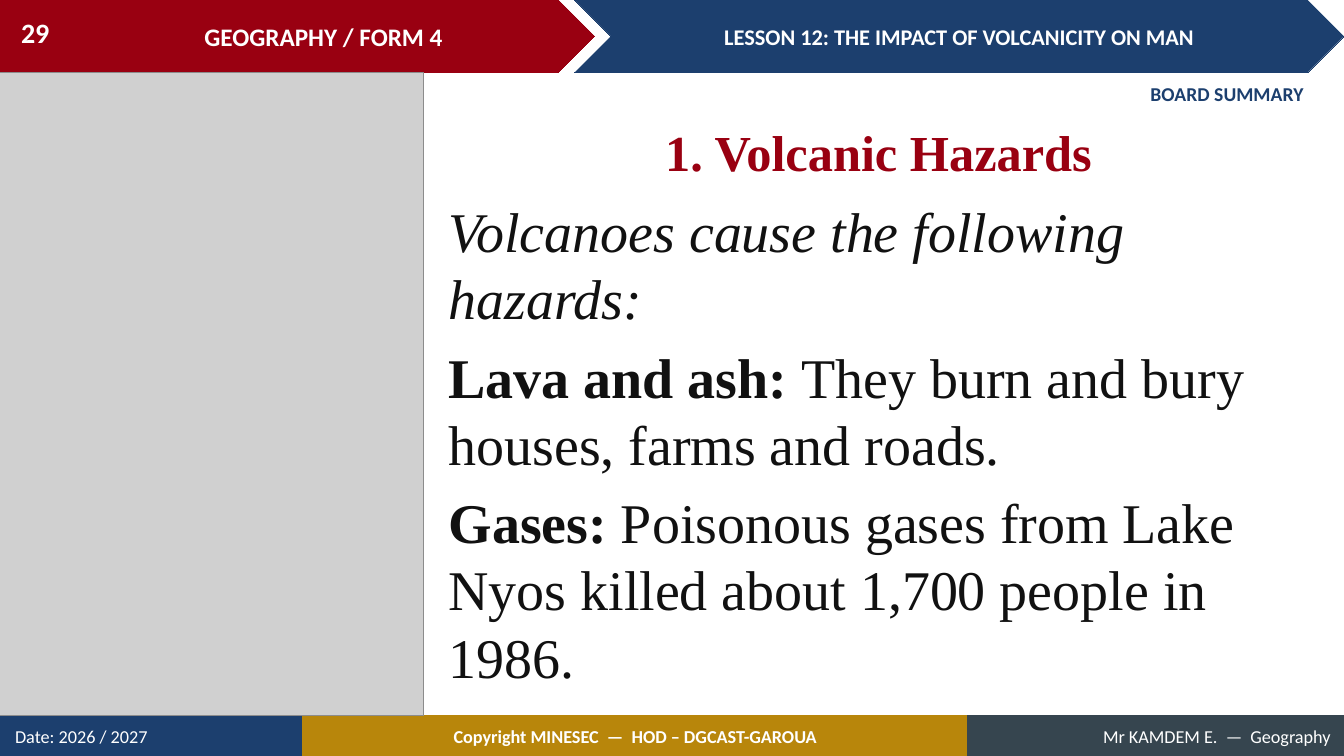
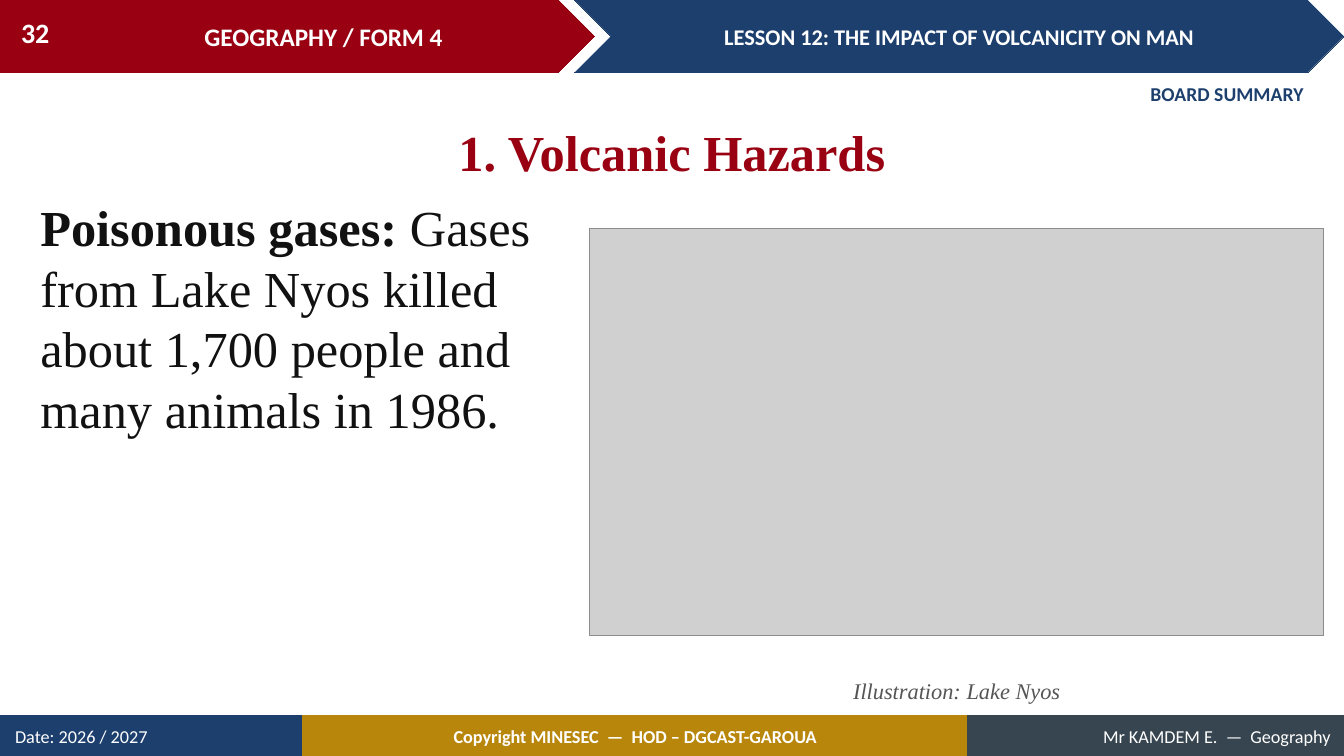
Before and after one commit to Berthautk/linea-github, a slide deck: slide 32 of lecons/F3/15_FORM4_LESSON12_Impact_of_Volcanicity_on_Man.pptx (slide 29 before the commit). Drawn at 1344x756 pixels with LibreOffice and Linux fonts; fonts in the diff are those of the drawing; grey boxes stand for pictures. Boxes give left, top, right and bottom in pixels: in the first picture for what was removed or moved away, otherwise in the second. Text is boxed around its words. In the diff, an @@ line names an element or a change of style, - is before the commit and + after.

```diff
--- a/lecons/F3/15_FORM4_LESSON12_Impact_of_Volcanicity_on_Man.pptx
+++ b/lecons/F3/15_FORM4_LESSON12_Impact_of_Volcanicity_on_Man.pptx
@@ page number at [21,24,49,44]: text changed @@
-29
+32
@@ picture removed at [0,73,423,716] @@
@@ text "1. Volcanic Hazards": place and size @@
-text "1. Volcanic Hazards" at [665,136,1092,172]
+text "1. Volcanic Hazards" at [458,136,885,172]
@@ text added at [40,211,530,438], 36 pt, text #111111 @@
+Poisonous gases: Gases from Lake Nyos killed about 1,700 people and many animals in 1986.
@@ text removed at [449,212,1245,679] @@
-Volcanoes cause the following hazards:
-Lava and ash: They burn and bury houses, farms and roads.
-Gases: Poisonous gases from Lake Nyos killed about 1,700 people in 1986.
@@ picture added at [590,229,1324,636] @@
@@ text added at [853,683,1061,704], 16 pt, text #555555, italic @@
+Illustration: Lake Nyos
```
Also in this commit, not shown: 14 other slides changed, 7 slides added, 8 other files.
